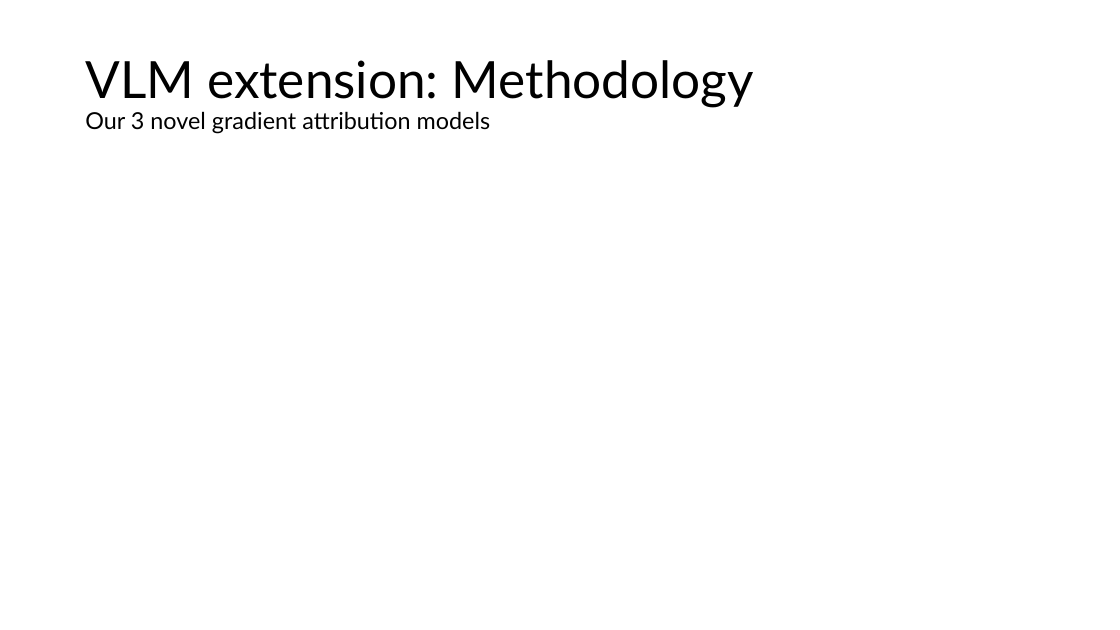
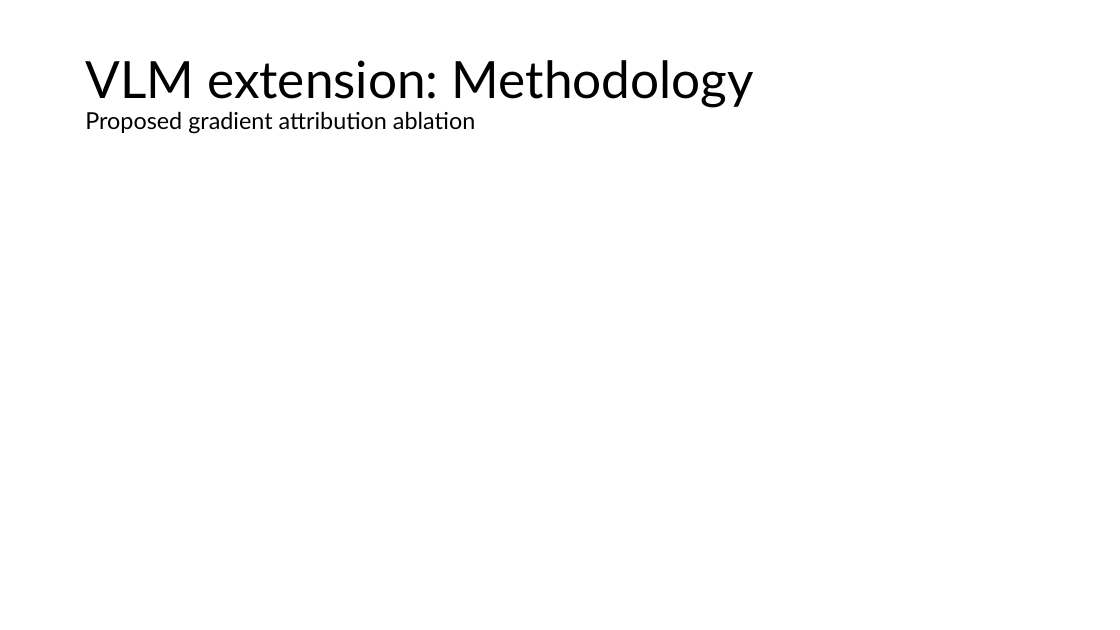
Before and after one commit to dev4-gpt/blissful-bose, a slide deck: slide 13 of Presentation1.pptx (slide 11 before the commit). Drawn at 1120x630 pixels with LibreOffice and Linux fonts; fonts in the diff are those of the drawing; grey boxes stand for pictures. Boxes give left, top, right and bottom in pixels: in the first picture for what was removed or moved away, otherwise in the second. Text is boxed around its words. In the diff, an @@ line names an element or a change of style, - is before the commit and + after.

```diff
--- a/Presentation1.pptx
+++ b/Presentation1.pptx
@@ title at (85, 60, 754, 134): text changed @@
-VLM extension: Methodology
-Our 3 novel gradient attribution models
+VLM extension: Methodology
+Proposed gradient attribution ablation
```
Also in this commit, not shown: 14 other slides changed, 7 slides added, 1 slide removed, 4 other files.
